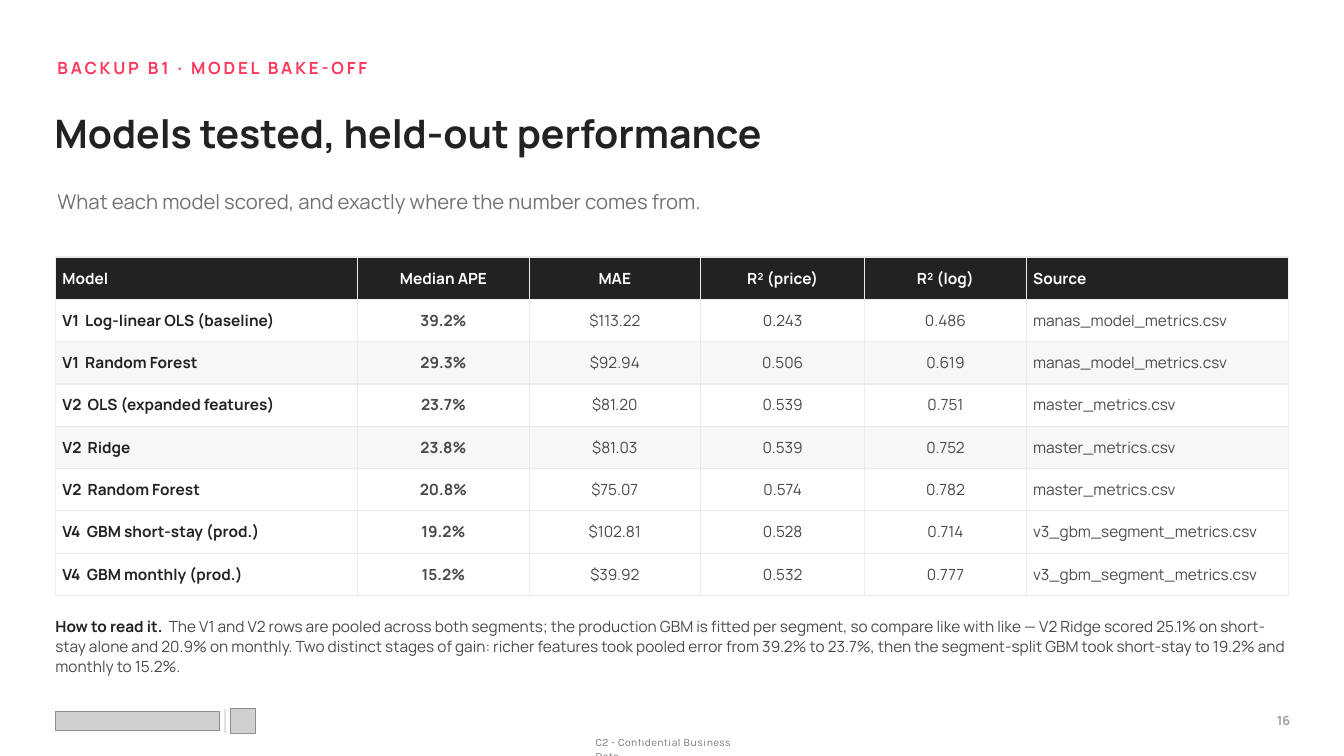
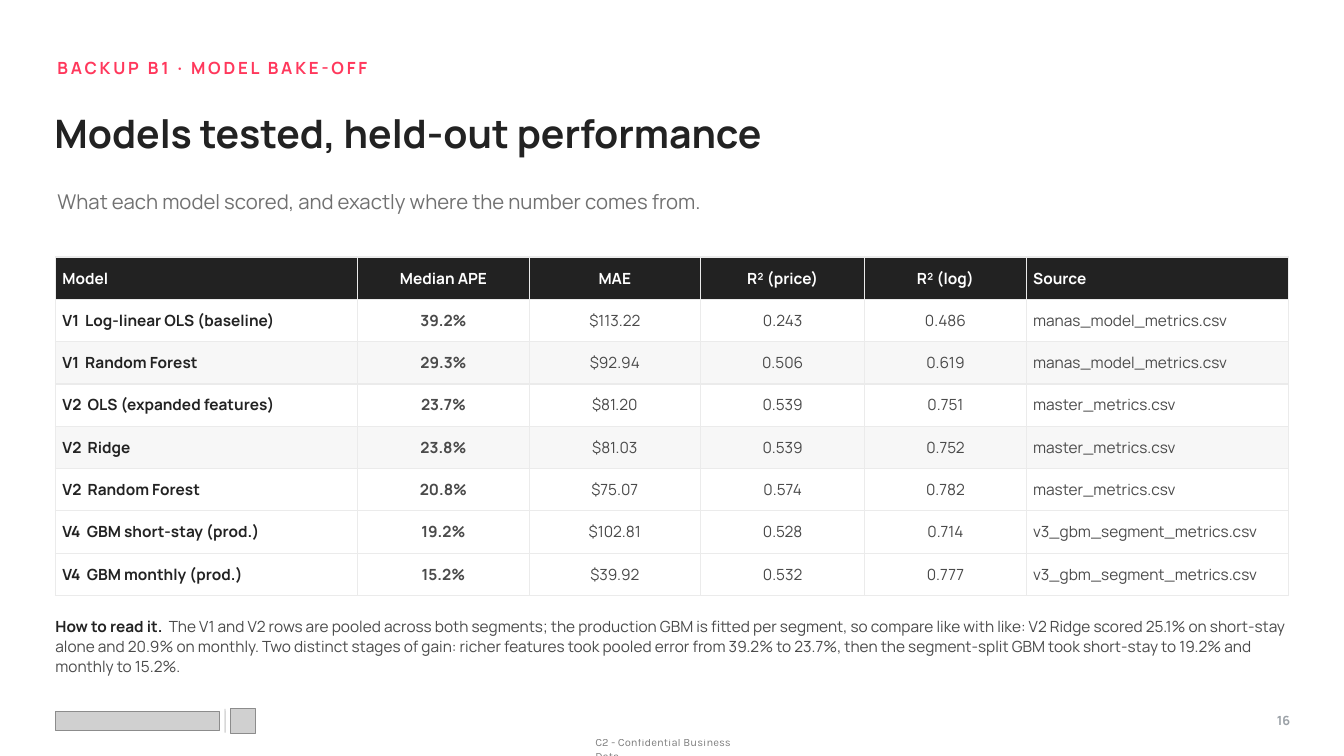
Before and after one commit to mkdn007/Cornell-Airbnb-Capstone, a slide deck: slide 16 of Airbnb Pricing Deck.pptx. Drawn at 1344x756 pixels with LibreOffice and Linux fonts; fonts in the diff are those of the drawing; grey boxes stand for pictures. Boxes give left, top, right and bottom in pixels: in the first picture for what was removed or moved away, otherwise in the second. Text is boxed around its words. In the diff, an @@ line names an element or a change of style, - is before the commit and + after.

```diff
--- a/Airbnb Pricing Deck.pptx
+++ b/Airbnb Pricing Deck.pptx
@@ text at box(55, 620, 1285, 676): text changed @@
-How to read it. The V1 and V2 rows are pooled across both segments; the production GBM is fitted per segment, so compare like with like — V2 Ridge scored 25.1% on short-stay alone and 20.9% on monthly. Two distinct stages of gain: richer features took pooled error from 39.2% to 23.7%, then the segment-split GBM took short-stay to 19.2% and monthly to 15.2%.
+How to read it. The V1 and V2 rows are pooled across both segments; the production GBM is fitted per segment, so compare like with like: V2 Ridge scored 25.1% on short-stay alone and 20.9% on monthly. Two distinct stages of gain: richer features took pooled error from 39.2% to 23.7%, then the segment-split GBM took short-stay to 19.2% and monthly to 15.2%.
```
Also in this commit, not shown: 16 other slides changed, 1 other file.
